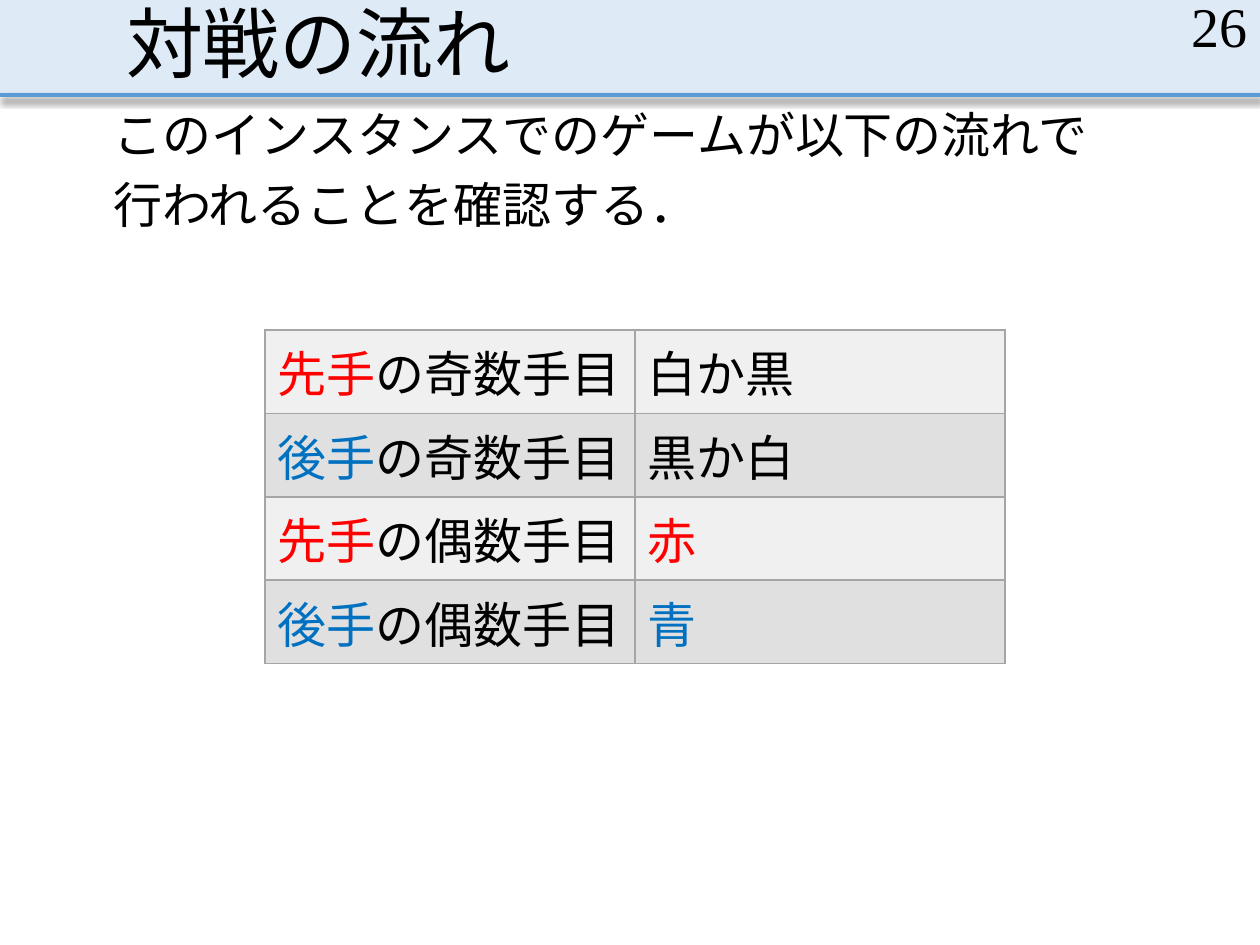
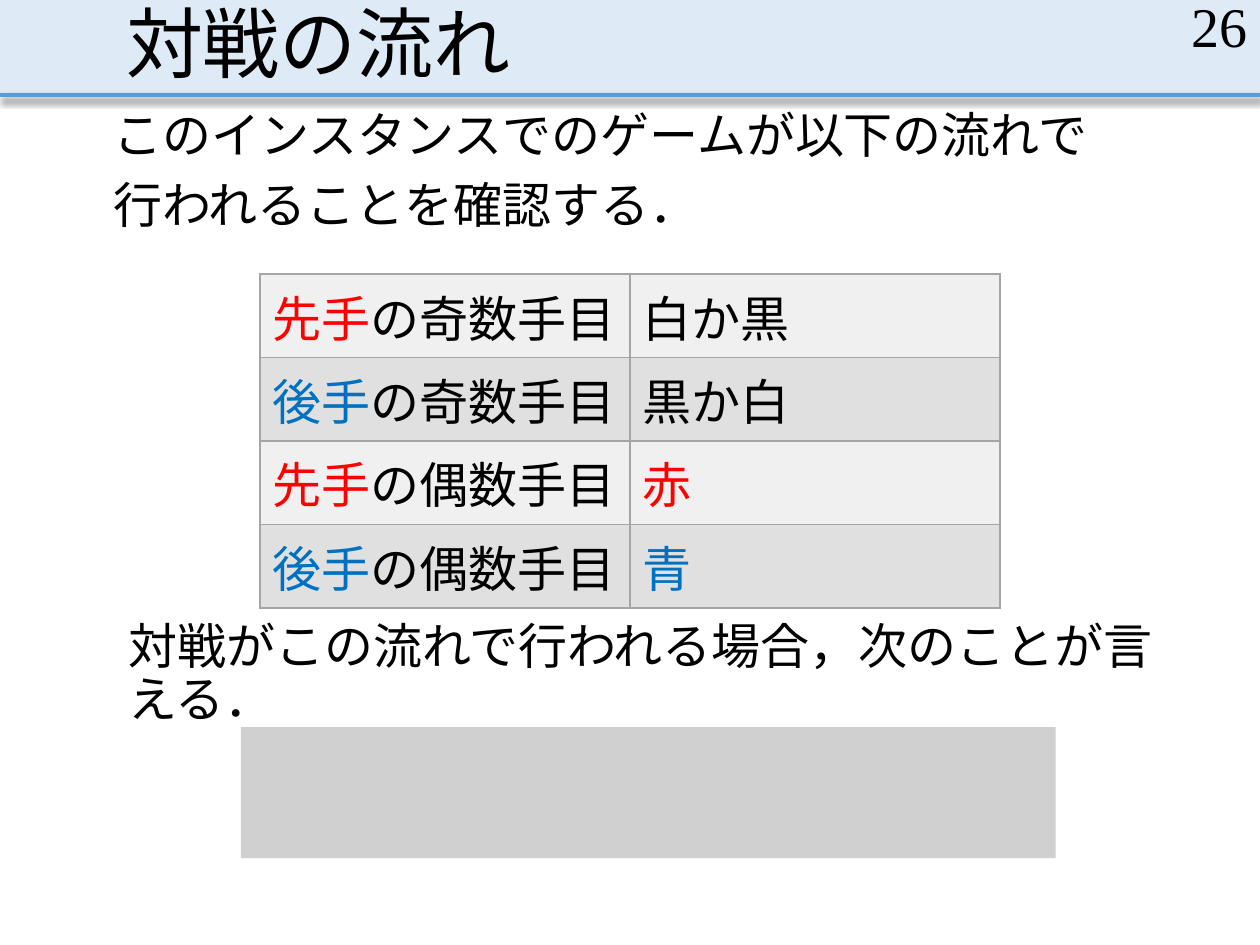
Before and after one commit to MasayaOda/SR, a slide deck: slide 26 of 190513oda.pptx. Drawn at 1260x945 pixels with LibreOffice and Linux fonts; fonts in the diff are those of the drawing; grey boxes stand for pictures. Boxes give left, top, right and bottom in pixels: in the first picture for what was removed or moved away, otherwise in the second. Text is boxed around its words. In the diff, an @@ line names an element or a change of style, - is before the commit and + after.

```diff
--- a/190513oda.pptx
+++ b/190513oda.pptx
@@ table: place and size @@
-table at (265,330,1005,651)
+table at (260,273,1000,595)
@@ text added at (128,622,1152,729), 28 pt, text #000000 @@
+対戦がこの流れで行われる場合，次のことが言える．
@@ picture added at (241,727,1056,858) @@
```
Also in this commit, not shown: 11 other slides changed.
